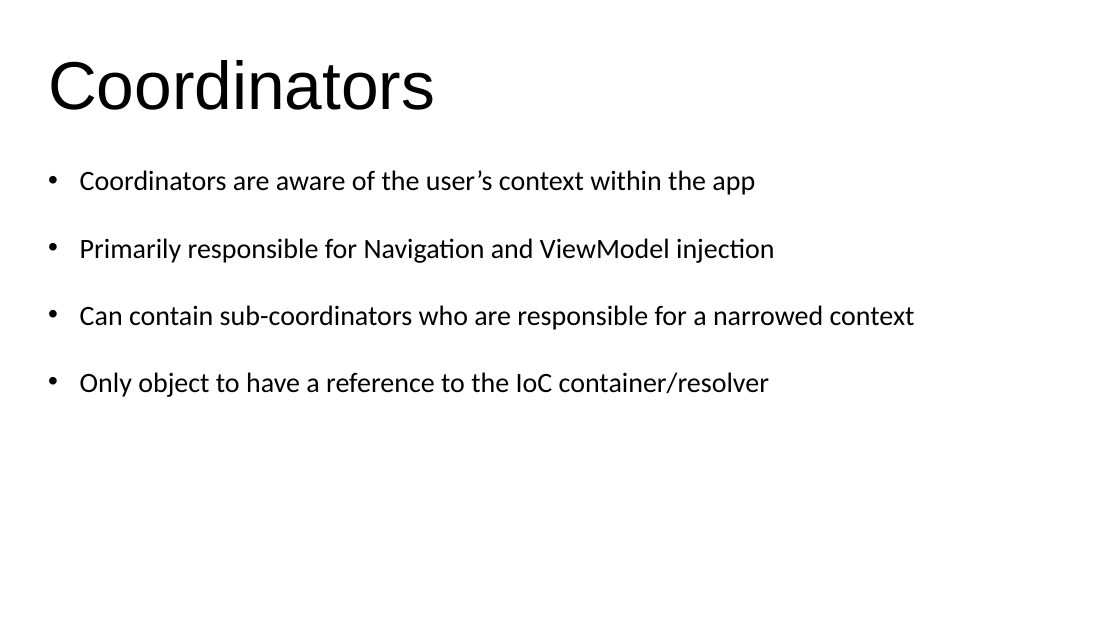
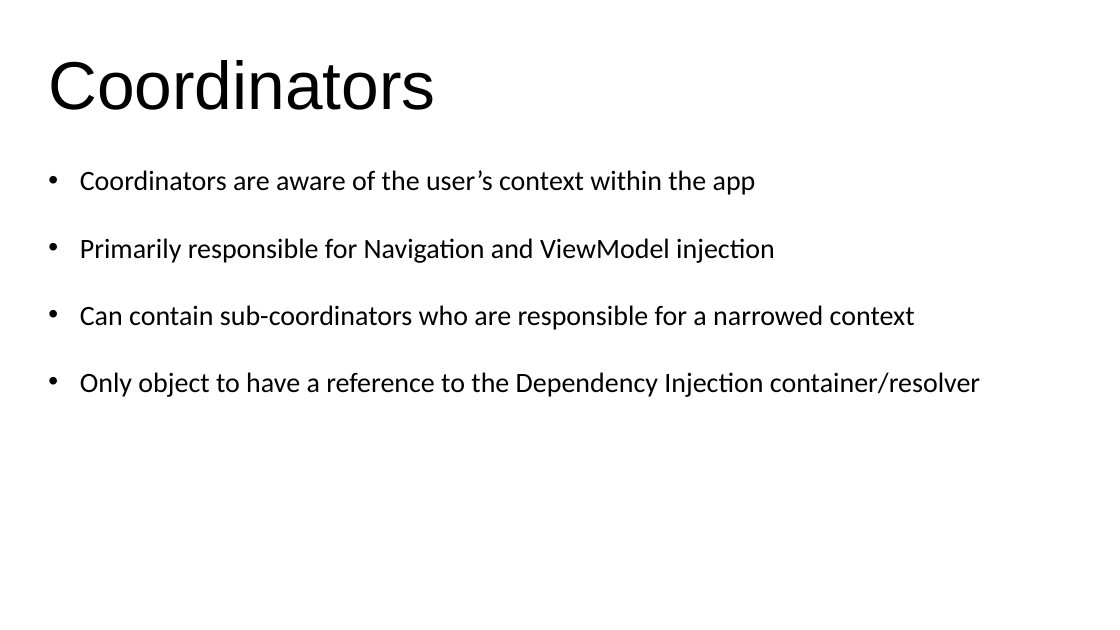
Before and after one commit to jasonjrr/MVVM.Demo, a slide deck: slide 5 of MVVM.Architecture.pptx. Drawn at 1120x630 pixels with LibreOffice and Linux fonts; fonts in the diff are those of the drawing. Boxes give left, top, right and bottom in pixels: in the first picture for what was removed or moved away, otherwise in the second. Text is boxed around its words. In the diff, an @@ line names an element or a change of style, - is before the commit and + after.

```diff
--- a/MVVM.Architecture.pptx
+++ b/MVVM.Architecture.pptx
@@ text at (80,372,980,397): text changed @@
-• Only object to have a reference to the IoC container/resolver
+• Only object to have a reference to the Dependency Injection container/resolver
```
Also in this commit, not shown: 6 other slides changed, 1 slide added, 1 slide removed, 1 other file.
